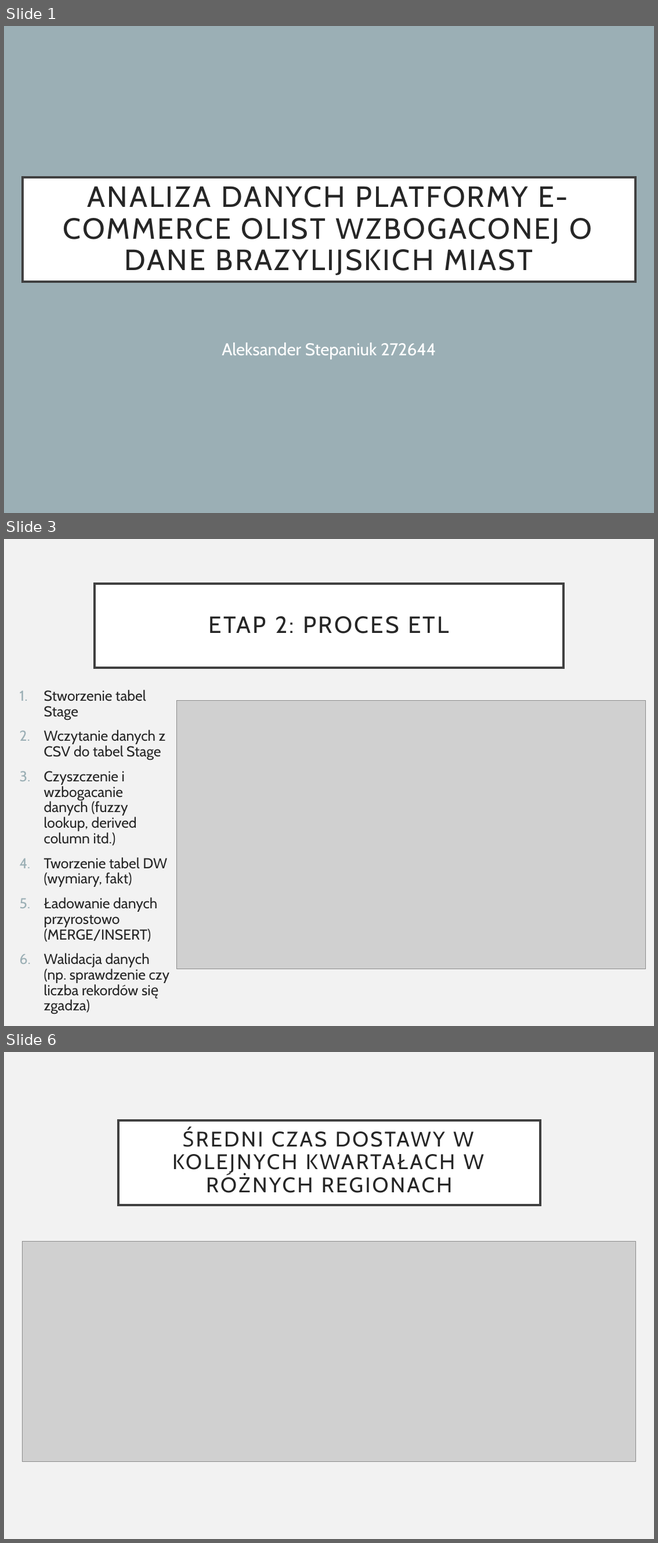
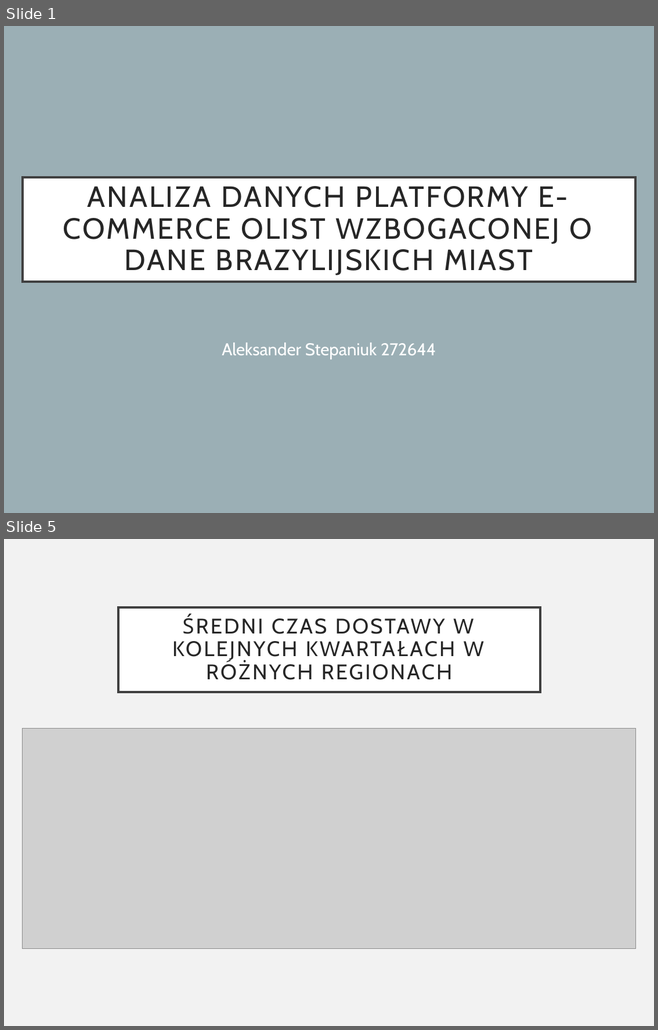
Before and after one commit to zawodev/PWR, a slide deck: sem6/HURT/lab11-projekt-etap4/presentation.pptx. Shown one above the other, each under a label of ours: slides 1, 3 and 6 before the commit, slides 1 and 5 after it; the slides between them are not shown. The pictures are 658x1543 and 658x1030 pixels, drawn with LibreOffice and Linux fonts; fonts in the diff are those of the drawing; grey boxes stand for pictures. Boxes give left, top, right and bottom in pixels: in the first picture for what was removed or moved away, otherwise in the second. Text is boxed around its words. In the diff, an @@ line names an element or a change of style, - is before the commit and + after.

```diff
--- a/sem6/HURT/lab11-projekt-etap4/presentation.pptx
+++ b/sem6/HURT/lab11-projekt-etap4/presentation.pptx
@@ slide 3 removed at <box>4,539,654,1026</box>, background #F2F2F2 @@
@@ title removed at <box>94,584,563,668</box> @@
-ETAP 2: PROCES ETL
@@ text removed at <box>44,690,170,1014</box> @@
-  1. Stworzenie tabel Stage
-  2. Wczytanie danych z CSV do tabel Stage
-  3. Czyszczenie i wzbogacanie danych (fuzzy lookup, derived column itd.)
-  4. Tworzenie tabel DW (wymiary, fakt)
-  5. Ładowanie danych przyrostowo (MERGE/INSERT)
-  6. Walidacja danych (np. sprawdzenie czy liczba rekordów się zgadza)
@@ picture removed at <box>177,701,645,969</box> @@
@@ what was slide 6 is now slide 5 @@
```
Also in this commit, not shown: 4 slides changed, 4 other files.
